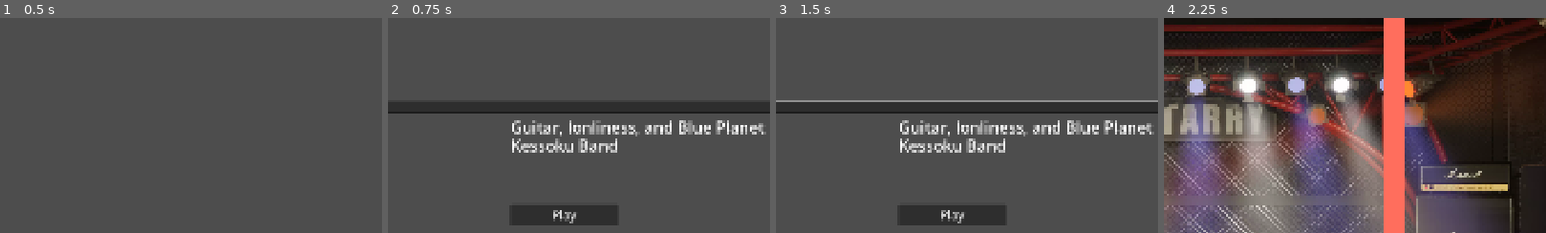
Above: before the commit, frames 1-4 (left to right).
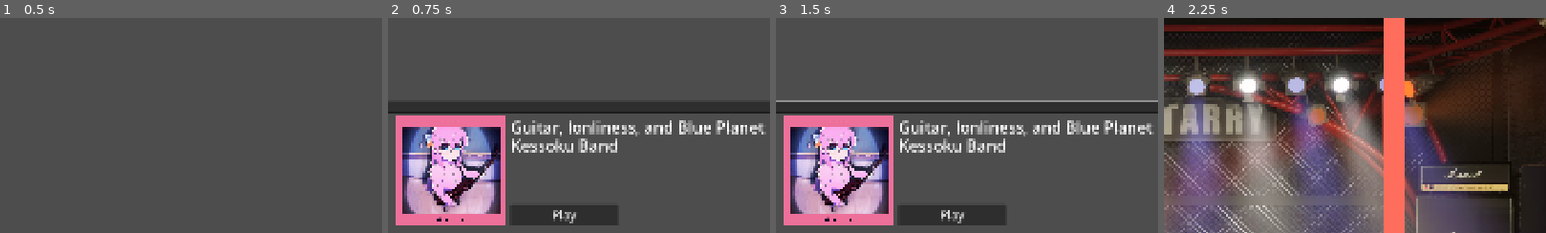
Above: after the commit, the same moments.

Repository: Ch1ZVal/Rhythm-game-project
Game: Godot game, scene res://Start.tscn
Same seed, same stepped clock (60 frames per second), same inputs: the game is played once before the commit and once after it. Sound files missing from this copy of the repository are replaced by a short silence.
Inputs (mouse positions are % of the whole screen's width and height, from its top left):
- Up to frame 1 (0.5 s): no input
- Up to frame 2 (0.75 s): tap Enter at 0.5, 0.6 s; hold D from 0.53 s (still down)
- Up to frame 3 (1.5 s): release D at 1.25 s; click (50, 31) at 1.27 s; type "12" at 1.35 s
- Up to frame 4 (2.25 s): click "Play" at 2 s
The pictures show only the part of the screen within x 49-99%, y 10-60%; the shares and areas given below are measured in that part.

Frame 1 is identical in both runs. In frame 2, 14% of the frame differs, in the area x 2-31%, y 45-97%; in frame 3, 14%; in frame 4, nothing differs.

Commit message:
hotfixes

Diff:
--- a/new-game-project/new-game-project/main_script.gd
+++ b/new-game-project/new-game-project/main_script.gd
@@ -933,19 +933,19 @@
 
 				var timing_discrepancy = abs(user_hit_time - note_hit_time)
 
-				if timing_discrepancy <= 0.03:
+				if timing_discrepancy <= 0.1:
 					score += 5
 					current_fx.process_material.color = Color.GREEN
 					print(score)
-				elif timing_discrepancy <= 0.09:
+				elif timing_discrepancy <= 0.15:
 					score += 3
 					current_fx.process_material.color = Color.DEEP_SKY_BLUE
 					print(score)
-				elif timing_discrepancy <= 0.18:
+				elif timing_discrepancy <= 0.3:
 					score += 1
 					current_fx.process_material.color = Color.RED
 					print(score)
-				elif timing_discrepancy <= 0.30:
+				elif timing_discrepancy <= 0.5:
 					current_fx.process_material.color = Color.GRAY
 					print(score)
 				else:
--- a/new-game-project/new-game-project/menu.tscn
+++ b/new-game-project/new-game-project/menu.tscn
@@ -3,8 +3,8 @@
 [ext_resource type="Script" uid="uid://b6avpqngxc0bg" path="res://menu.gd" id="1_uubjt"]
 [ext_resource type="Texture2D" uid="uid://cgud81hngb72k" path="res://Shineasusual.png" id="2_ytr4m"]
 [ext_resource type="Texture2D" uid="uid://c64wqptaio63y" path="res://Shiawase.png" id="3_l48gv"]
-[ext_resource type="Texture2D" uid="uid://cik1tox6cmfsp" path="res://GuitarLonlinessAndBluePlanet.jpeg" id="4_ecwwl"]
-[ext_resource type="Texture2D" uid="uid://bayjyifok2gyw" path="res://Yoasobi_-_Kaibutsu.jpg" id="5_kk3ma"]
+[ext_resource type="Texture2D" uid="uid://dmay3a5mppxmw" path="res://GuitarLonliness.png" id="4_ytr4m"]
+[ext_resource type="Texture2D" uid="uid://cdlkt22hj11bi" path="res://Yoasobi_-_Kaibutsu.jpg" id="5_kk3ma"]
 
 [node name="Menu" type="Control" unique_id=598940727]
 layout_mode = 3
@@ -83,7 +83,7 @@
 offset_right = 2787.0
 offset_bottom = 2195.0
 scale = Vector2(0.15, 0.15)
-texture = ExtResource("4_ecwwl")
+texture = ExtResource("4_ytr4m")
 
 [node name="GuitarlonlinessTitle" type="Label" parent="." unique_id=921504796]
 layout_mode = 0
